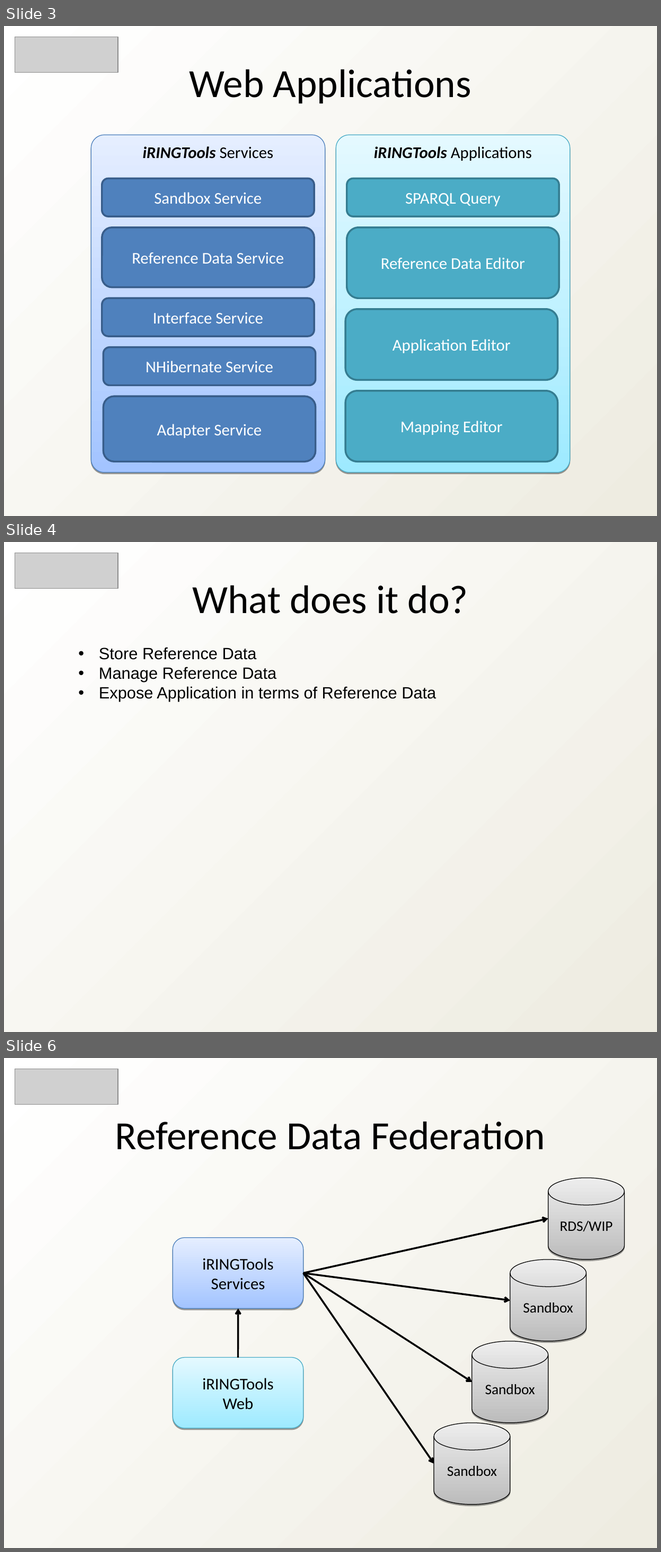
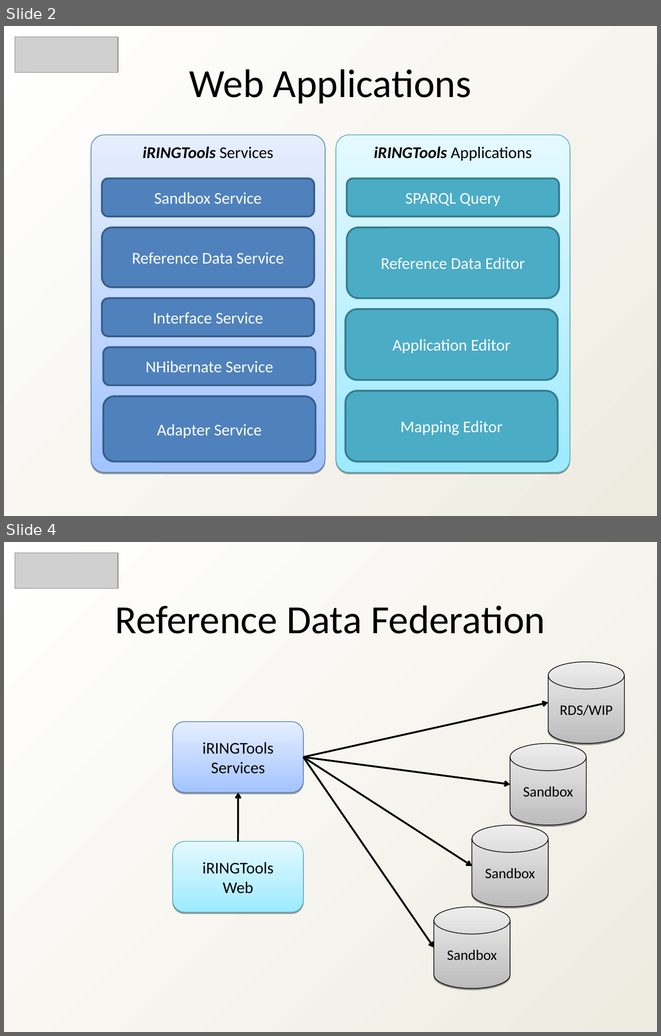
Before and after one commit to heyena/iring-tools, a slide deck: trunk/Documentation/iRINGTools_Overview_v2_0_0.ppt. Shown one above the other, each under a label of ours: slides 3, 4 and 6 before the commit, slides 2 and 4 after it; the slides between them are not shown. The pictures are 661x1552 and 661x1036 pixels, drawn with LibreOffice and Linux fonts; fonts in the diff are those of the drawing; grey boxes stand for pictures. Boxes give left, top, right and bottom in pixels: in the first picture for what was removed or moved away, otherwise in the second. Text is boxed around its words. In the diff, an @@ line names an element or a change of style, - is before the commit and + after.

```diff
--- a/trunk/Documentation/iRINGTools_Overview_v2_0_0.ppt
+++ b/trunk/Documentation/iRINGTools_Overview_v2_0_0.ppt
@@ slide 4 removed at box(4, 542, 657, 1032), background gradient #FFFFFF to #EEECE1 @@
@@ picture removed at box(15, 553, 118, 588) @@
@@ text removed at box(192, 585, 468, 614) @@
-What does it do?
@@ text removed at box(99, 647, 436, 702) @@
-• Store Reference Data
-• Manage Reference Data
-• Expose Application in terms of Reference Data
@@ what was slide 3 is now slide 2 @@
@@ what was slide 6 is now slide 4 @@
```
Also in this commit, not shown: 9 slides changed, 2 slides added, 2 other slides removed, 34 other files.
